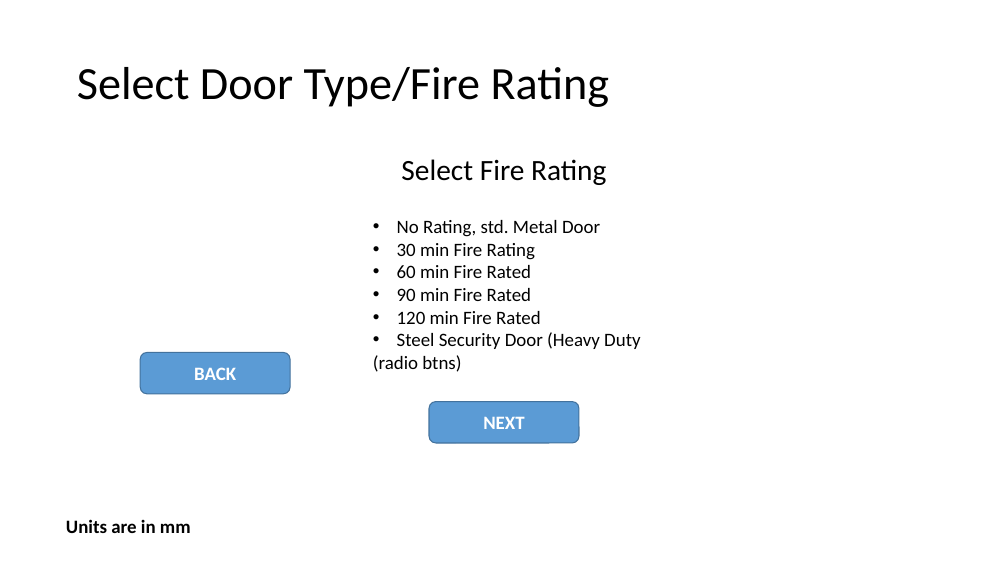
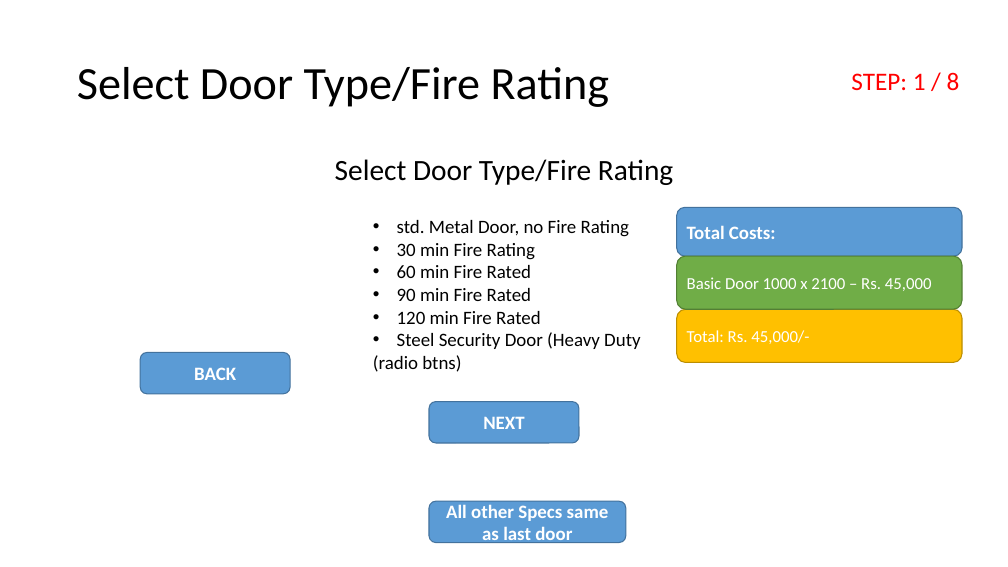
Before and after one commit to mohammed52/quotation-automator, a slide deck: slide 6 of app-quotation-automator.pptx. Drawn at 1008x567 pixels with LibreOffice and Linux fonts; fonts in the diff are those of the drawing. Boxes give left, top, right and bottom in pixels: in the first picture for what was removed or moved away, otherwise in the second. Text is boxed around its words. In the diff, an @@ line names an element or a change of style, - is before the commit and + after.

```diff
--- a/app-quotation-automator.pptx
+++ b/app-quotation-automator.pptx
@@ text added at <box>851,72,960,90</box>, 24 pt, text #FF0000 @@
+STEP: 1 / 8
@@ text at <box>335,159,673,185</box>: text changed @@
-Select Fire Rating
+Select Door Type/Fire Rating
@@ rounded rectangle added at <box>677,207,962,256</box>, fill #5B9BD5, outline #43739E 1 pt, 18 pt, text #FFFFFF, bold @@
+Total Costs:
@@ text at <box>397,220,629,237</box>: text changed @@
-• No Rating, std. Metal Door
+• std. Metal Door, no Fire Rating
@@ rounded rectangle added at <box>677,256,962,309</box>, fill #70AD47, outline #538035 1 pt, 16 pt, text #FFFFFF @@
+Basic Door 1000 x 2100 – Rs. 45,000
@@ rounded rectangle added at <box>677,309,962,362</box>, fill #FFC000, outline #BD8E00 1 pt, 16 pt, text #FFFFFF @@
+Total: Rs. 45,000/-
@@ rounded rectangle added at <box>429,501,625,543</box>, fill #5B9BD5, outline #43739E 1 pt, 18 pt, text #FFFFFF, bold @@
+All other Specs same as last door
@@ text removed at <box>66,519,191,533</box> @@
-Units are in mm
```
Also in this commit, not shown: 8 other slides changed, 1 slide added, 1 slide removed, 8 other files.
